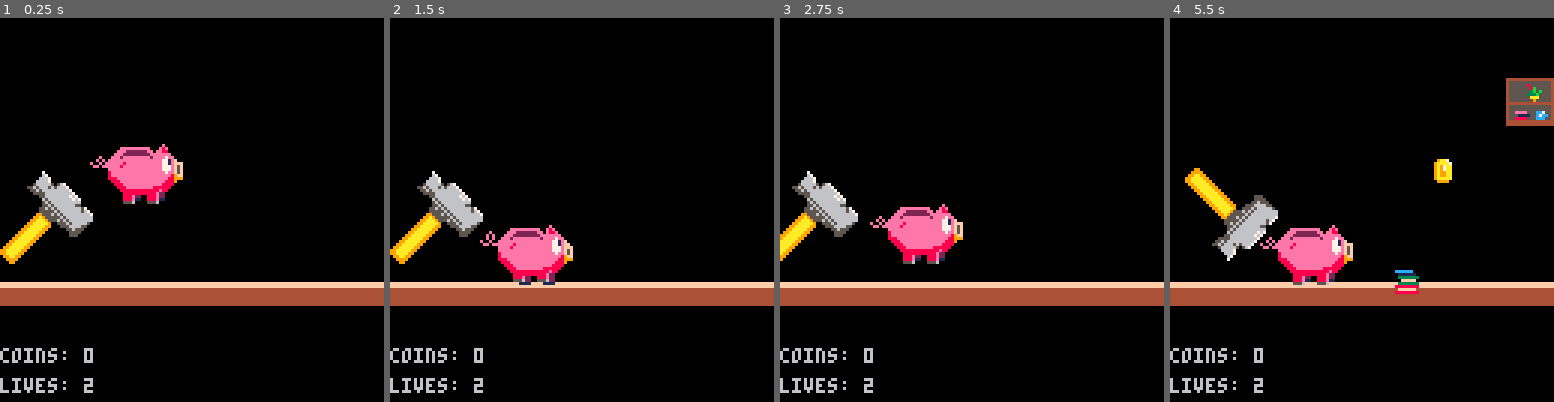
Above: before the commit, frames 1-4 (left to right).
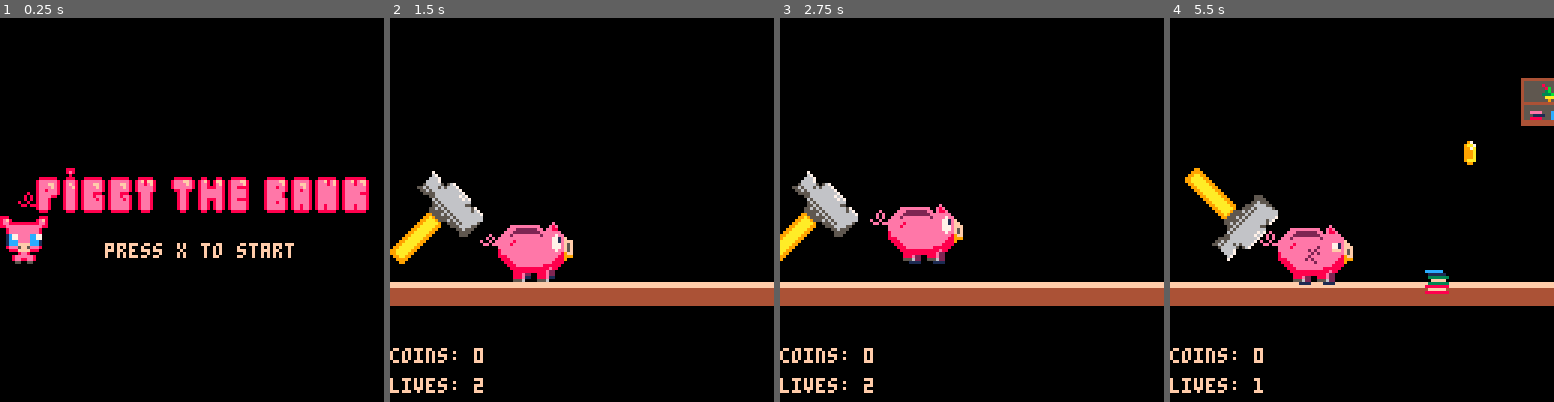
Above: after the commit, the same moments.

Repository: Houzvicka/ld44
Game: PICO-8 cartridge piggy.p8
The game is run twice, just before and just after one commit, with the same random seed, the same clock (stepped at 60 frames per second) and the same inputs.
Inputs:
- Up to frame 1 (0.25 s): no input
- Up to frame 2 (1.5 s): tap X (X key) at 0.33, 1.07 s
- Up to frame 3 (2.75 s): hold Right 1.6-2.1 s; tap X (X key) at 1.85 s; hold Up 2.15-2.42 s; hold Right from 2.47 s (still down)
- Up to frame 4 (5.5 s): tap X (X key) at 2.97, 4.08, 5.2 s; release Right at 3.03 s; hold Left 3.08-3.58 s; hold Right 4.02-4.68 s; hold Up 4.73-5.03 s; hold Left from 5.08 s (still down)

The runs differ from the first frame. In frame 1, 17% of the frame differs, in the area x 0-100%, y 32-98%; in frame 2, 1.5%; in frame 3, 1.0%; in frame 4, 3.1%.

Commit message:
title screen;

Diff:
--- a/piggy.p8
+++ b/piggy.p8
@@ -6,67 +6,91 @@
 function _init()
 	t,fc,fp,s=0,1,1,4 --tick,frame,step
 	expandmap = 0
+	mode = "title"
  make_player()
  make_hammer()
 end
 
 function _update()
-	t=(t+1)%s --tick fwd
-	expandmap=(expandmap+1)%90
- if (t==0)then
-  fc=fc%#cs+1
-  fp=fp%#fs+1
-
- end
-
- if(expandmap == 0) then
-  newcoin = make_coin(player.x)
-		add(coins,newcoin)
-		if(#coins > 10) then
-			del(coins,coins[0])
+
+	if mode=="title" then
+		if btnp(5) then --enter game
+			mode = "game"
 		end
-
-		smash_hammer()
-		put_items()
-		put_obs()
- end
-
- move_player()
- move_coins()
- move_hammer()
- move_items()
- move_obs()
-
- if game_over and btn(5) then
-  game_start()
- end
+	elseif mode=="gameover" then
+		if btnp(5) then --enter title
+			mode = "title"
+		end
+	elseif mode=="game" then
+		t=(t+1)%s --tick fwd
+		expandmap=(expandmap+1)%90
+	 if (t==0)then
+	  fc=fc%#cs+1
+	  fp=fp%#fs+1
+	 end
+
+	 if(expandmap == 0) then
+	  newcoin = make_coin(player.x)
+			add(coins,newcoin)
+			if(#coins > 10) then
+				del(coins,coins[0])
+			end
+
+			smash_hammer()
+			put_items()
+			put_obs()
+	 end
+
+	 move_player()
+	 move_coins()
+	 move_hammer()
+	 move_items()
+	 move_obs()
+
+	 if game_over and btn(5) then
+	  game_start()
+	 end
+	end
+
 end
 
 function _draw()
- cls()
-
- camera(player.x - 30,0)
-
- draw_grounds()
- map(0, 0, -bg, 0, 128, 32)
-
- draw_obs()
- draw_items()
- draw_hammer()
- draw_player()
- draw_coins()
-
- --draw score
- print("coins: "..player.ncoin, player.x - 30, 110)
-
- --draw lives
- print("lives: "..player.lives, player.x - 30, 120)
+	if mode=="title" then
+		cls()
+		print("press x to start",35,75,15)
+		spr(192,0,50,16,4)
+	elseif mode=="gameover" then
+		print("game over! press x to restart",0,10,8)
+	elseif mode=="game" then
+		cls()
+
+	 camera(player.x - 30,0)
+
+	 draw_grounds()
+	 map(0, 0, -bg, 0, 128, 32)
+
+	 draw_obs()
+	 draw_items()
+	 draw_hammer()
+	 draw_player()
+	 draw_coins()
+
+	 --draw score
+	 print("coins: "..player.ncoin, player.x - 30, 110)
+
+	 --draw lives
+	 print("lives: "..player.lives, player.x - 30, 120)
+
+	end
+
 end
 
 function game_start()
  curr_speed = 1
  player.lives = 2
  game_over=false
+ can_animate = true
+ make_player()
 end
 
 function game_end()
@@ -75,7 +99,9 @@
 	curr_speed=0
  player.lives = 0
  game_over=true
-end
+ mode="gameover"
+end
+
 -->8
 //player
 
